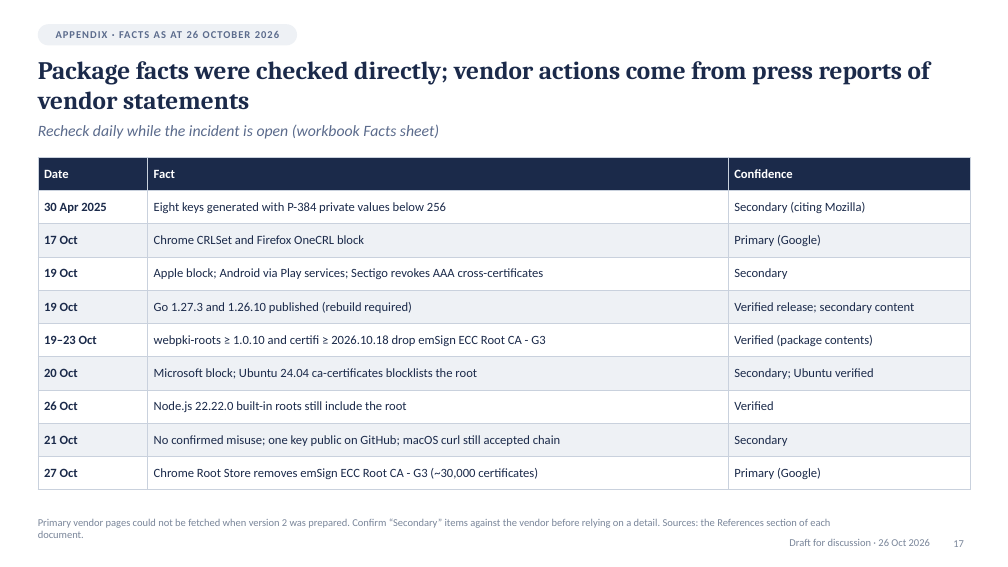
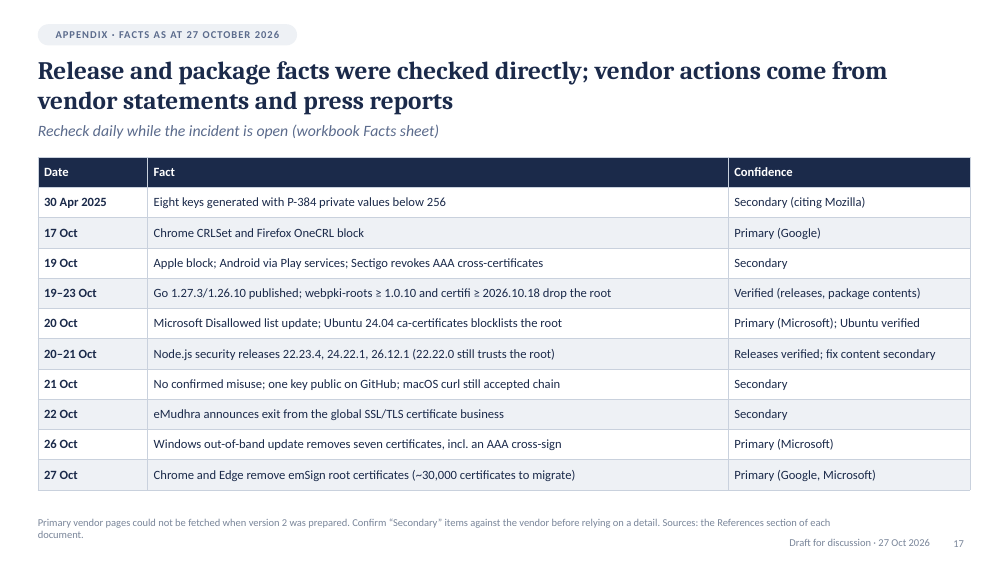
Before and after one commit to jfang88/eMudhraResponse, a slide deck: slide 17 of eMudhra-response-briefing.pptx. Drawn at 1008x567 pixels with LibreOffice and Linux fonts; fonts in the diff are those of the drawing. Boxes give left, top, right and bottom in pixels: in the first picture for what was removed or moved away, otherwise in the second. Text is boxed around its words. In the diff, an @@ line names an element or a change of style, - is before the commit and + after.

```diff
--- a/eMudhra-response-briefing.pptx
+++ b/eMudhra-response-briefing.pptx
@@ text at (56,31,279,38): text changed @@
-APPENDIX · FACTS AS AT 26 OCTOBER 2026
+APPENDIX · FACTS AS AT 27 OCTOBER 2026
@@ title at (38,61,887,115): text changed @@
-Package facts were checked directly; vendor actions come from press reports of vendor statements
+Release and package facts were checked directly; vendor actions come from vendor statements and press reports
@@ table at (38,157,970,485) @@
-row 5: 19 Oct | Go 1.27.3 and 1.26.10 published (rebuild required) | Verified release; secondary content
-row 6: 19–23 Oct | webpki-roots ≥ 1.0.10 and certifi ≥ 2026.10.18 drop emSign ECC Root CA - G3 | Verified (package contents)
-row 7: 20 Oct | Microsoft block; Ubuntu 24.04 ca-certificates blocklists the root | Secondary; Ubuntu verified
-row 8: 26 Oct | Node.js 22.22.0 built-in roots still include the root | Verified
+row 5: 19–23 Oct | Go 1.27.3/1.26.10 published; webpki-roots ≥ 1.0.10 and certifi ≥ 2026.10.18 drop the root | Verified (releases, package contents)
+row 6: 20 Oct | Microsoft Disallowed list update; Ubuntu 24.04 ca-certificates blocklists the root | Primary (Microsoft); Ubuntu verified
+row 7: 20–21 Oct | Node.js security releases 22.23.4, 24.22.1, 26.12.1 (22.22.0 still trusts the root) | Releases verified; fix content secondary
-row 10: 27 Oct | Chrome Root Store removes emSign ECC Root CA - G3 (~30,000 certificates) | Primary (Google)
+row 9: 22 Oct | eMudhra announces exit from the global SSL/TLS certificate business | Secondary
+row 10: 26 Oct | Windows out-of-band update removes seven certificates, incl. an AAA cross-sign | Primary (Microsoft)
+row 11: 27 Oct | Chrome and Edge remove emSign root certificates (~30,000 certificates to migrate) | Primary (Google, Microsoft)
@@ text at (789,539,930,546): text changed @@
-Draft for discussion · 26 Oct 2026
+Draft for discussion · 27 Oct 2026
```
Also in this commit, not shown: 15 other slides changed, 13 other files.
